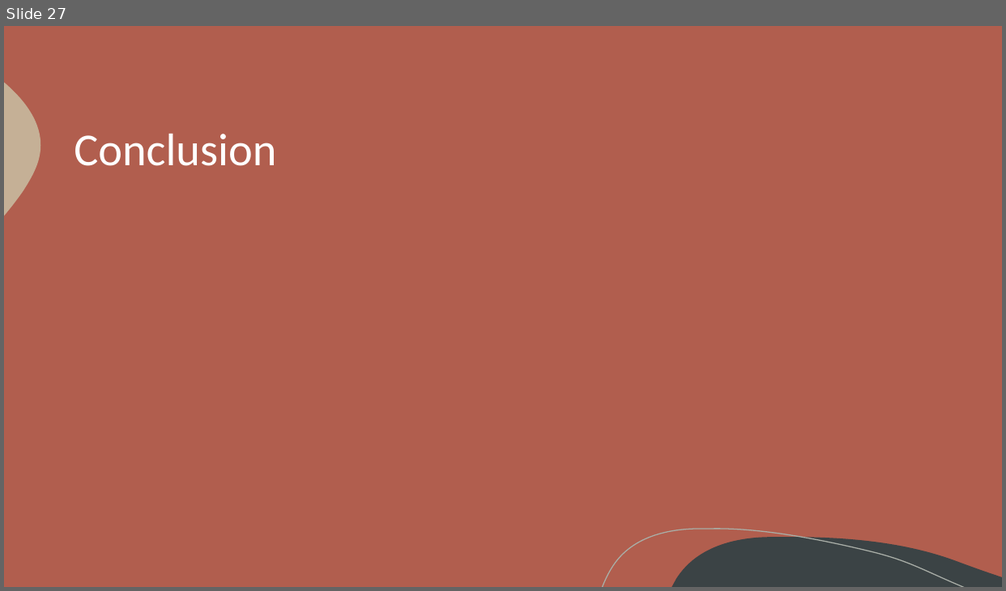
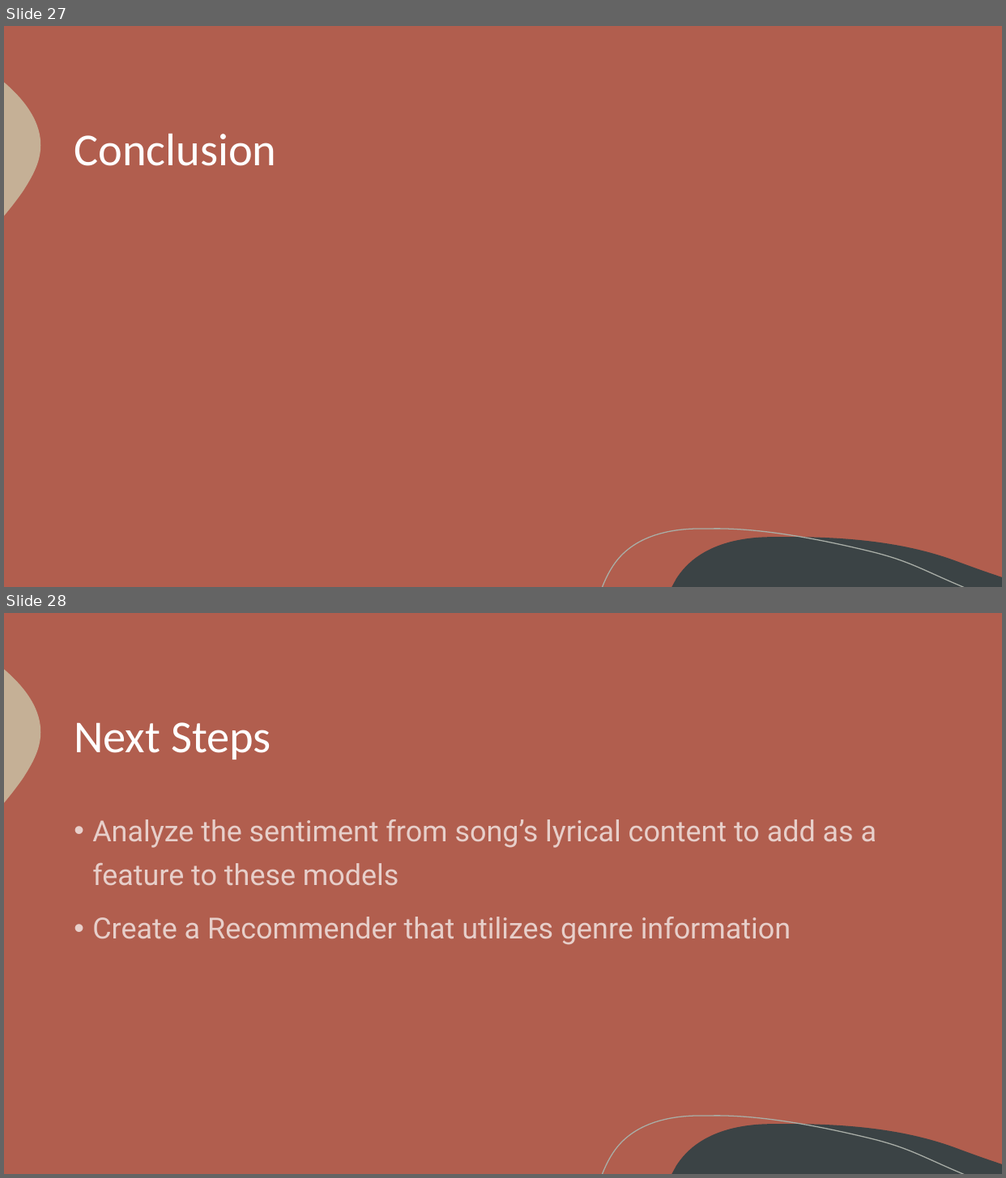
Before and after one commit to colelandolt/Music-Genre-Classification, a slide deck: Capstone_Final_Report.pptx. Shown one above the other, each under a label of ours: slide 27 before the commit, slides 27 and 28 after it. The pictures are 1006x591 and 1006x1178 pixels, drawn with LibreOffice and Linux fonts; fonts in the diff are those of the drawing. Boxes give left, top, right and bottom in pixels: in the first picture for what was removed or moved away, otherwise in the second. Text is boxed around its words. In the diff, an @@ line names an element or a change of style, - is before the commit and + after.

Commit message:
Slide Deck

```diff
--- a/Capstone_Final_Report.pptx
+++ b/Capstone_Final_Report.pptx
@@ slide 28 added at box(4, 613, 1002, 1174), background #B15E4E; not listed: 3 template elements that a slide beside it also shows @@
@@ title added at box(74, 722, 271, 760), 44 pt, text #FFFFFF @@
+Next Steps
@@ text added at box(92, 820, 877, 945), 28 pt, text #FFFFFF at 70% opacity @@
+• Analyze the sentiment from song’s lyrical content to add as a feature to these models
+• Create a Recommender that utilizes genre information
```
